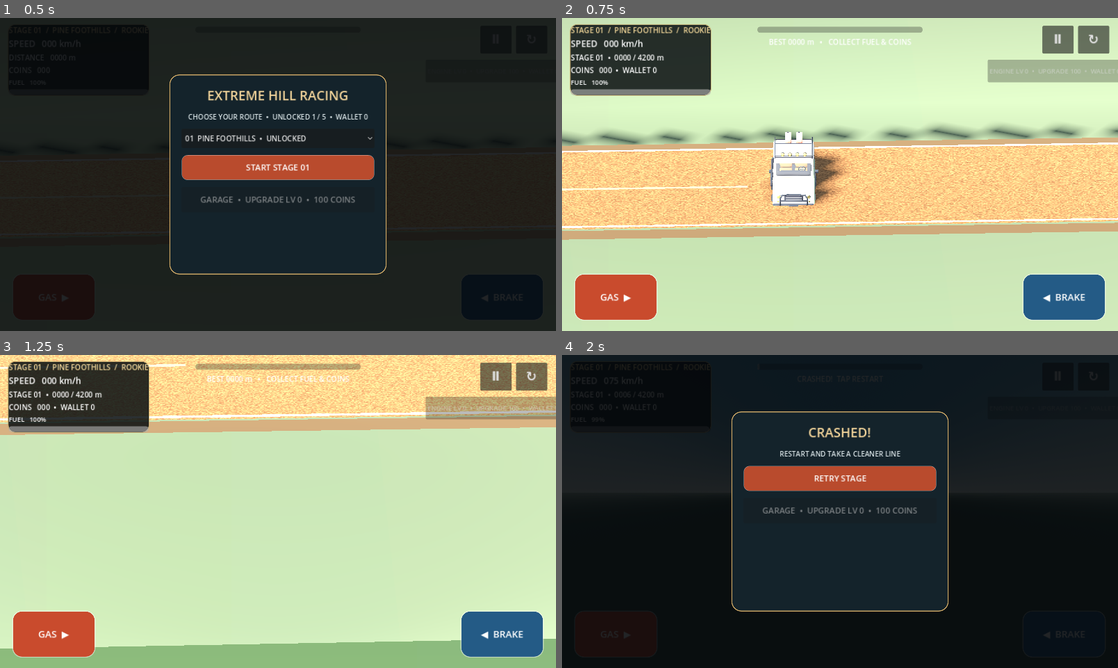
Above: before the commit, frames 1-4 (two rows, left to right).
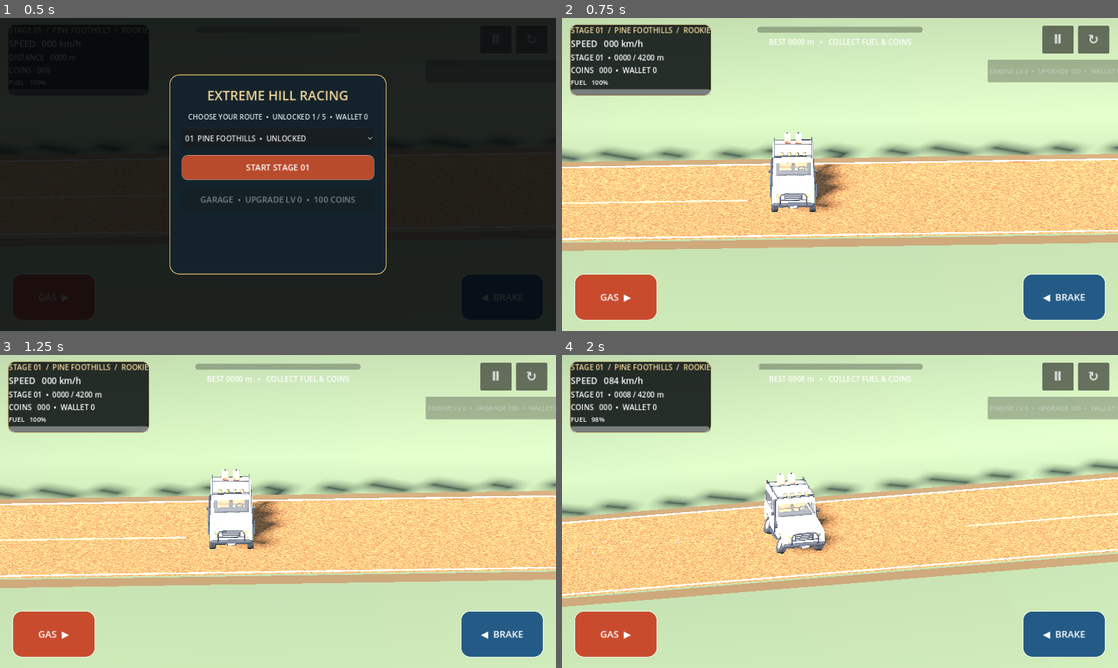
Above: after the commit, the same moments.

Repository: mahdialloui01-art/Extreme-Hill-Racing
Game: Godot game, scene res://scenes/main.tscn
Two runs of this game, one before a commit and one after it. Both use one fixed random seed, a clock stepped at 60 frames per second and the inputs below.
Inputs:
- Up to frame 1 (0.5 s): no input
- Up to frame 2 (0.75 s): click "START STAGE 01" at 0.5 s
- Up to frame 3 (1.25 s): no input
- Up to frame 4 (2 s): hold Right from 1.28 s (still down)

Frame 1 is identical in both runs. In frame 2, 25% of the frame differs, in the area x 0-100%, y 33-75%; in frame 3, 54%; in frame 4, 100%, in the area x 0-100%, y 0-100%.

Commit message:
Align terrain collision with rendered road surface

Diff:
--- a/scripts/terrain_3d.gd
+++ b/scripts/terrain_3d.gd
@@ -100,10 +100,16 @@
 	var body := StaticBody3D.new()
 	body.name = "MountainCollision"
 	var shape := ConcavePolygonShape3D.new()
+	shape.backface_collision = true
 	shape.set_faces(faces)
 	var collision := CollisionShape3D.new()
 	collision.shape = shape
 	body.add_child(collision)
+	# The drivable road is rendered 0.16 m above the terrain mesh.
+	# Raise its collision surface by the same amount so the wheels and physics floor agree.
+	body.position.y = 0.16
+	body.collision_layer = 1
+	body.collision_mask = 1
 	add_child(body)
 
 func _add_ground_triangle(st: SurfaceTool, faces: PackedVector3Array, a: Vector3, b: Vector3, c: Vector3) -> void:
